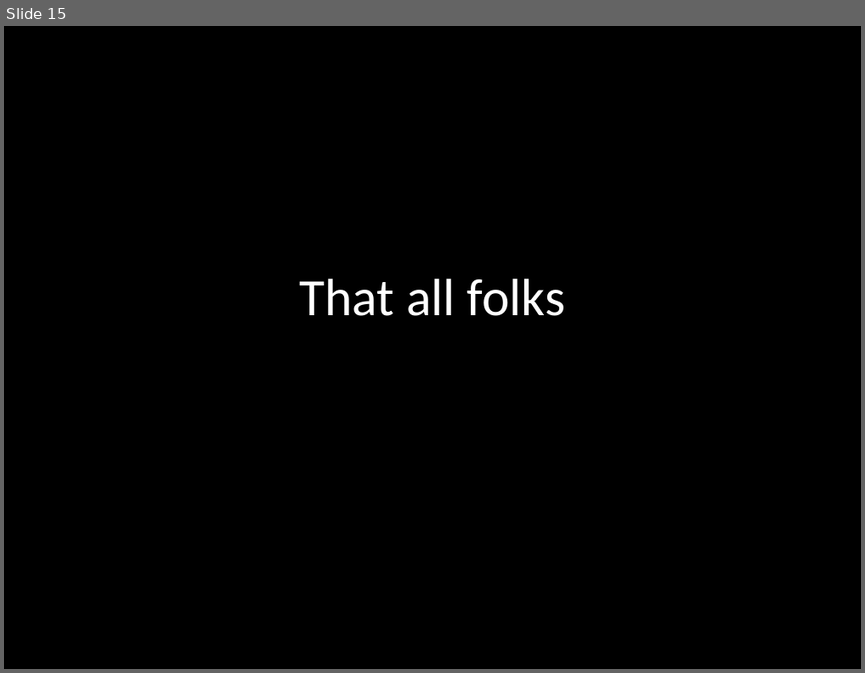
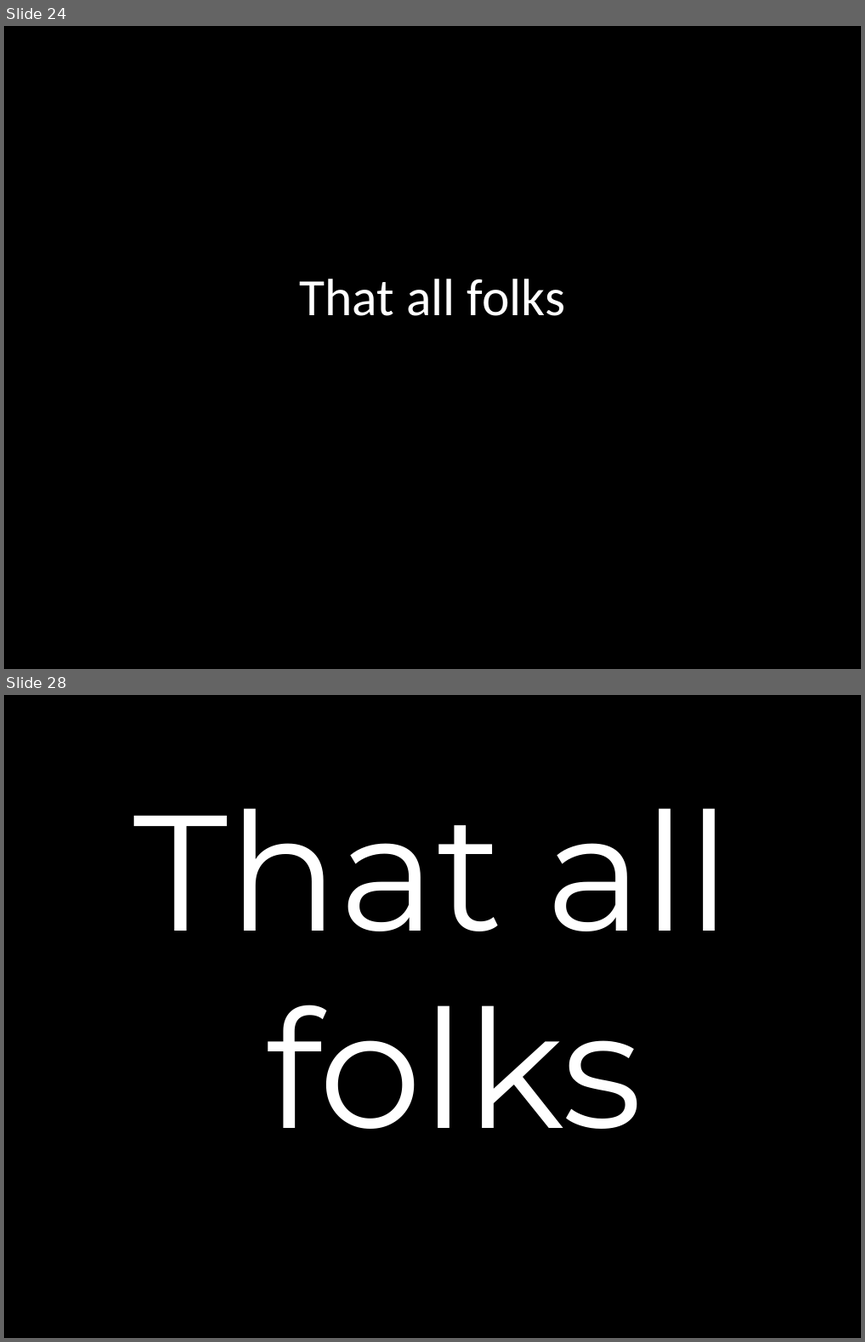
Before and after one commit to DATAUNIRIO/ap, a slide deck: DMQtalks/my_talk.pptx. Shown one above the other, each under a label of ours: slide 15 before the commit, slides 24 and 28 after it; the slides between them are not shown. The pictures are 865x673 and 865x1342 pixels, drawn with LibreOffice and Linux fonts; fonts in the diff are those of the drawing. Boxes give left, top, right and bottom in pixels: in the first picture for what was removed or moved away, otherwise in the second. Text is boxed around its words. In the diff, an @@ line names an element or a change of style, - is before the commit and + after.

```diff
--- a/DMQtalks/my_talk.pptx
+++ b/DMQtalks/my_talk.pptx
@@ slide 28 added at [4,695,861,1338], background #000000 @@
@@ title added at [134,808,731,1129], 138 pt, text #FFFFFF @@
+That all
+folks
@@ what was slide 15 is now slide 24 @@
```
Also in this commit, not shown: 5 slides changed, 16 other slides added, 1 slide removed, 2 other files.
